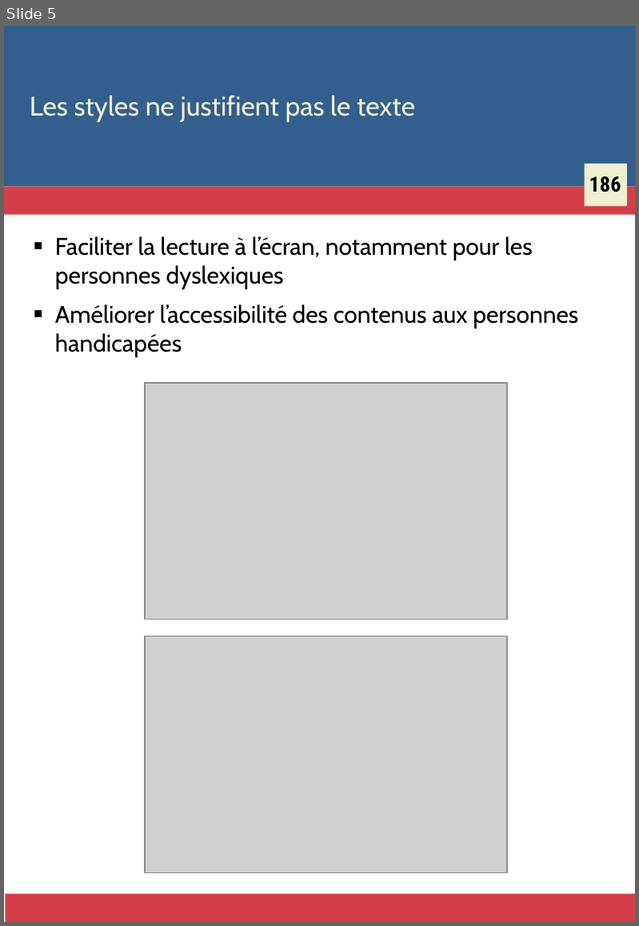
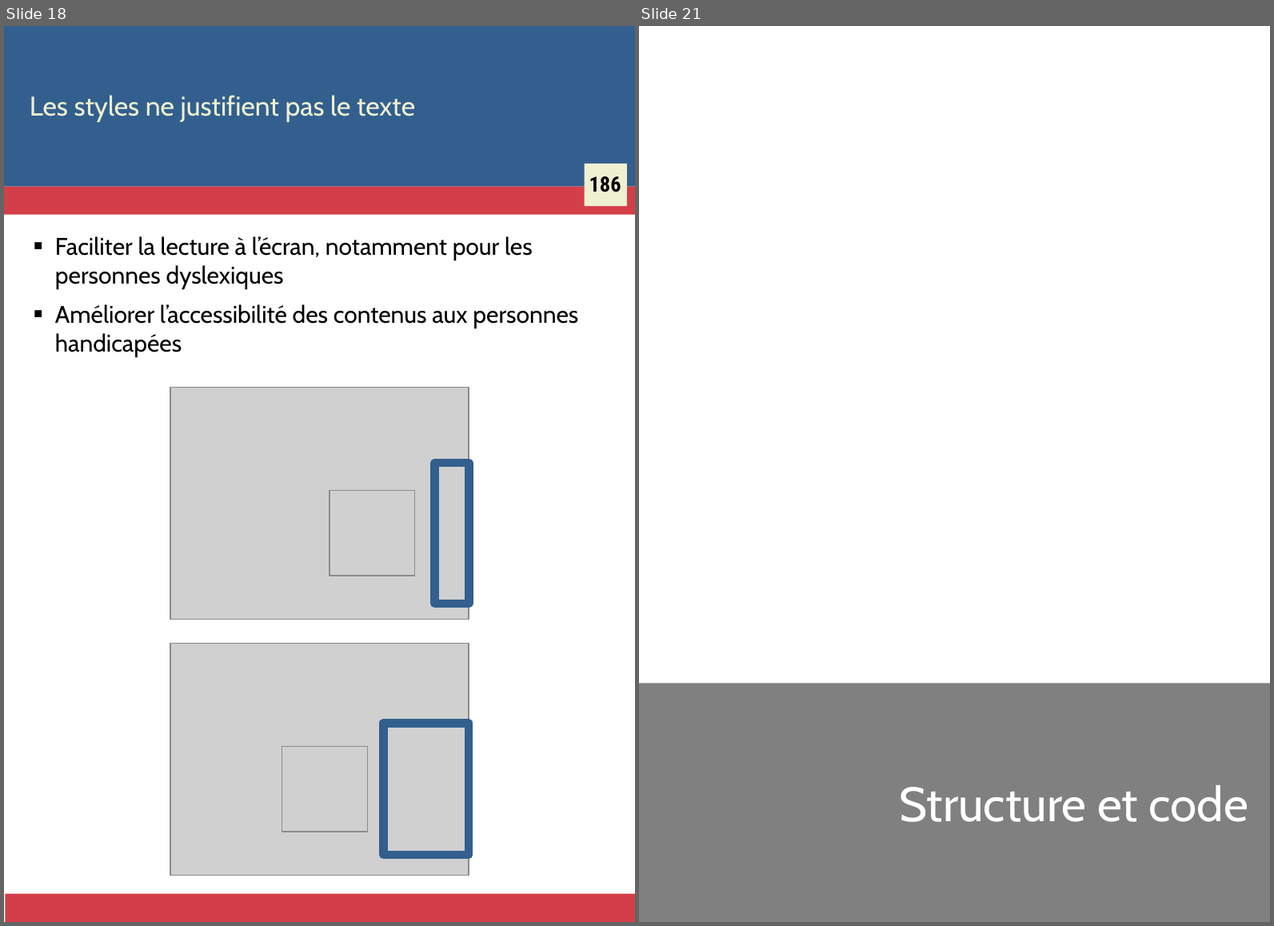
Before and after one commit to Zigazou/bonnes-pratiques-illustrees, a slide deck: bonnes-pratiques.odp. Shown side by side, each under a label of ours: slide 5 before the commit, slides 18 and 21 after it; the slides between them are not shown. The pictures are 639x926 and 1274x926 pixels, drawn with LibreOffice and Linux fonts; fonts in the diff are those of the drawing; grey boxes stand for pictures. Boxes give left, top, right and bottom in pixels: in the first picture for what was removed or moved away, otherwise in the second. Text is boxed around its words. In the diff, an @@ line names an element or a change of style, - is before the commit and + after.

```diff
--- a/bonnes-pratiques.odp
+++ b/bonnes-pratiques.odp
@@ slide 21 added at (x1=639, y1=26, x2=1270, y2=922), background #FFFFFF @@
@@ rectangle added at (x1=639, y1=682, x2=1270, y2=920), fill #808080 @@
@@ title added at (x1=900, y1=785, x2=1249, y2=822), 32 pt, text #FFFFFF @@
+Structure et code
@@ what was slide 5 is now slide 18 @@
@@ slide 18 changed as well @@
@@ picture resized from (x1=145, y1=382, x2=507, y2=618) to (x1=170, y1=387, x2=470, y2=618) @@
@@ rectangle added at (x1=435, y1=462, x2=469, y2=603), outline #325F8E 5.67 pt @@
@@ picture added at (x1=330, y1=491, x2=415, y2=576) @@
@@ picture resized from (x1=145, y1=636, x2=507, y2=872) to (x1=170, y1=643, x2=470, y2=875) @@
@@ rectangle added at (x1=383, y1=722, x2=469, y2=854), outline #325F8E 5.67 pt @@
@@ picture added at (x1=282, y1=746, x2=368, y2=832) @@
```
Also in this commit, not shown: 2 other slides changed, 15 other slides added, 30 other files.
